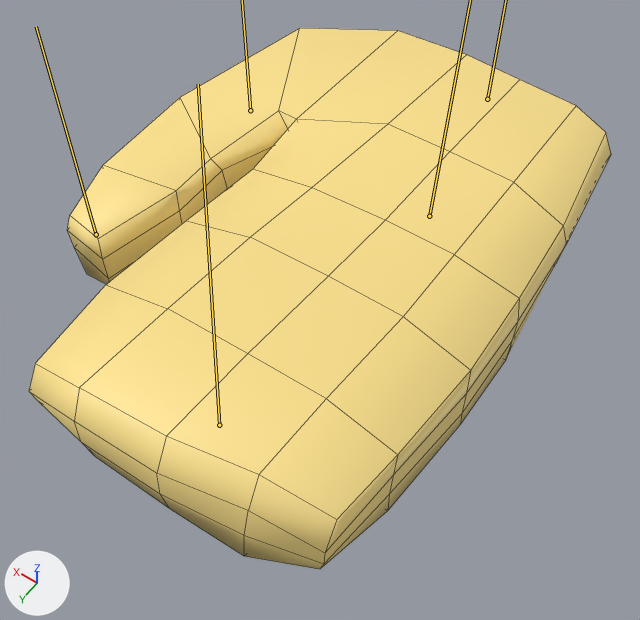
Renders of the FBX model New Unity Project/Assets/Models/cartoon hand.fbx from each side of a commit.
One viewpoint serves both versions: a 50 mm camera at (-0.00598, 0.01456, 0.01224) aimed at (-0.00003, 0.00622, -0.00086). The axes (+X, +Y, +Z) are drawn at lower left. The lights are the same throughout. Both versions are drawn at frame 2 of the action 'Take 001'; the numbers are the values there. The bones that bend it are drawn over the model as lines. Mesh edges are drawn as thin lines.
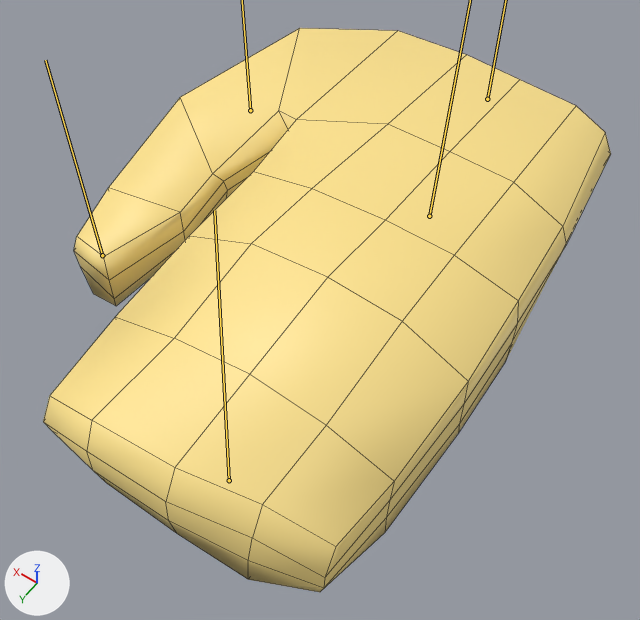
The edits, one by one:
Bone 'joint5' (bone_joint5) moves from (0.0, 0.0, 0.0) to (0.0, -0.181, 0.015).
Bone 'joint4' (bone_joint4) moves from (0.0, 0.0, 0.0) to (0.0, -0.059, 0.0).

Where the change shows, as pixel boxes (x1, y1, x2, y2) in the pictures (640 x 620 px):
'pCube7', posed
    before: (29, 28, 611, 570)
    after: (43, 28, 611, 592)
bone 'joint5', root to tip
    before: (219, 425) to (198, 84)
    after: (229, 480) to (214, 210)
bone 'joint4', root to tip
    before: (96, 234) to (36, 26)
    after: (102, 255) to (45, 60)
